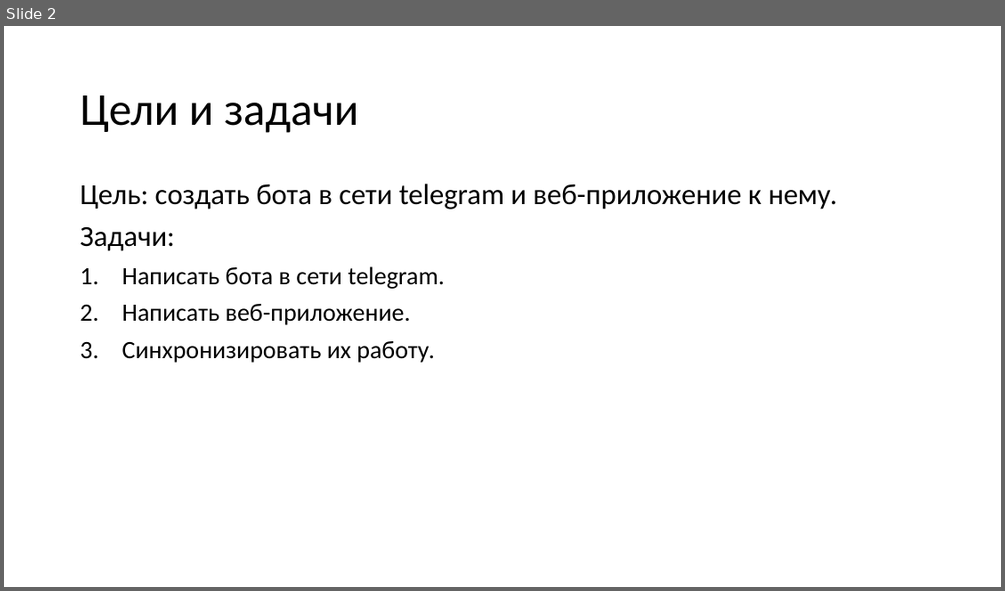
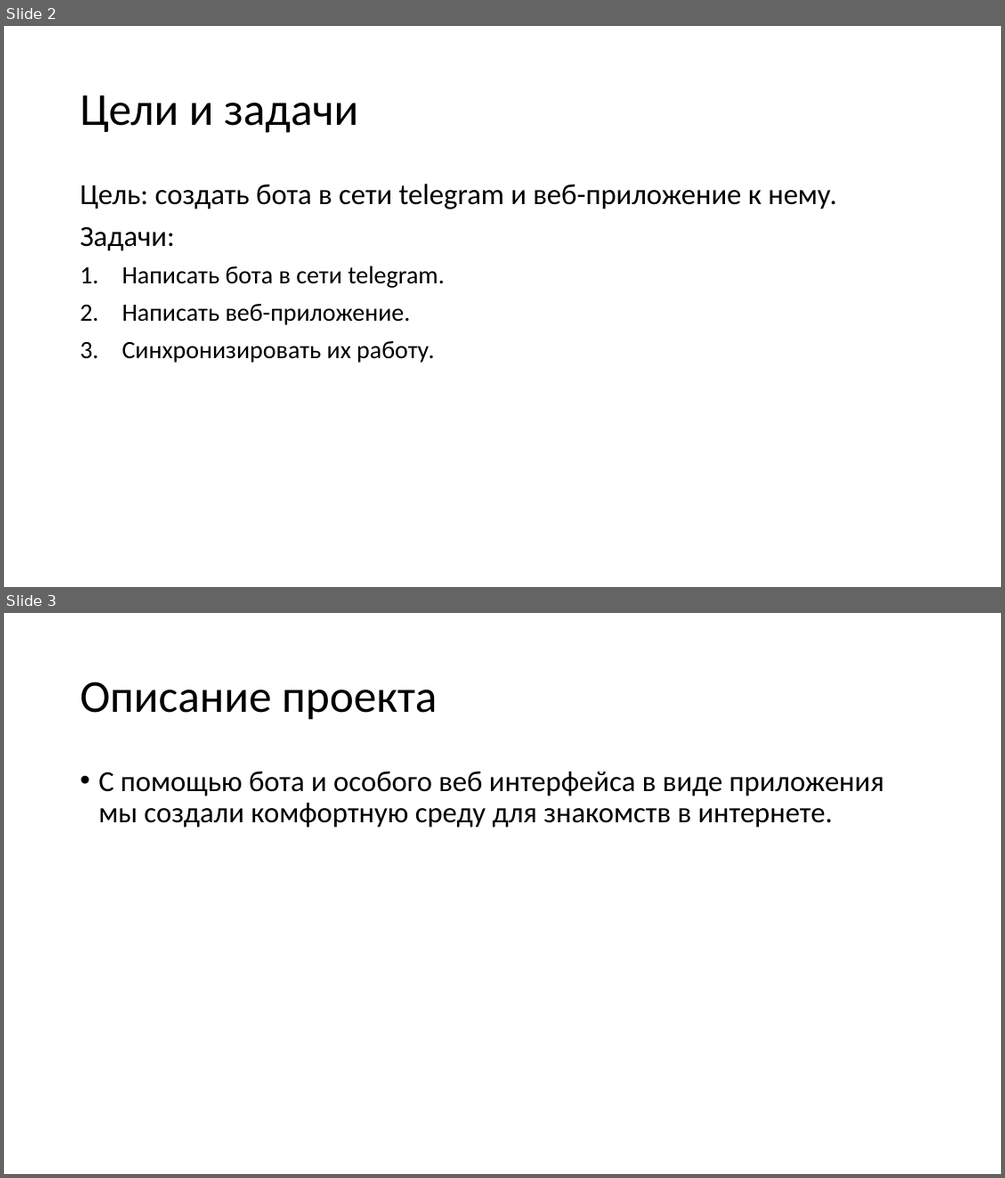
Before and after one commit to DertyuGameDev/server, a slide deck: presentation/p.pptx. Shown one above the other, each under a label of ours: slide 2 before the commit, slides 2 and 3 after it. The pictures are 1005x591 and 1005x1178 pixels, drawn with LibreOffice and Linux fonts; fonts in the diff are those of the drawing. Boxes give left, top, right and bottom in pixels: in the first picture for what was removed or moved away, otherwise in the second. Text is boxed around its words. In the diff, an @@ line names an element or a change of style, - is before the commit and + after.

```diff
--- a/presentation/p.pptx
+++ b/presentation/p.pptx
@@ slide 3 added at box(4, 613, 1001, 1174), background #FFFFFF @@
@@ title added at box(80, 682, 437, 720), 44 pt, text #000000 @@
+Описание проекта
@@ text added at box(98, 771, 884, 827), 28 pt, text #000000 @@
+• С помощью бота и особого веб интерфейса в виде приложения мы создали комфортную среду для знакомств в интернете.
```
Also in this commit, not shown: 3 slides changed, 1 slide removed, 1 other file.
